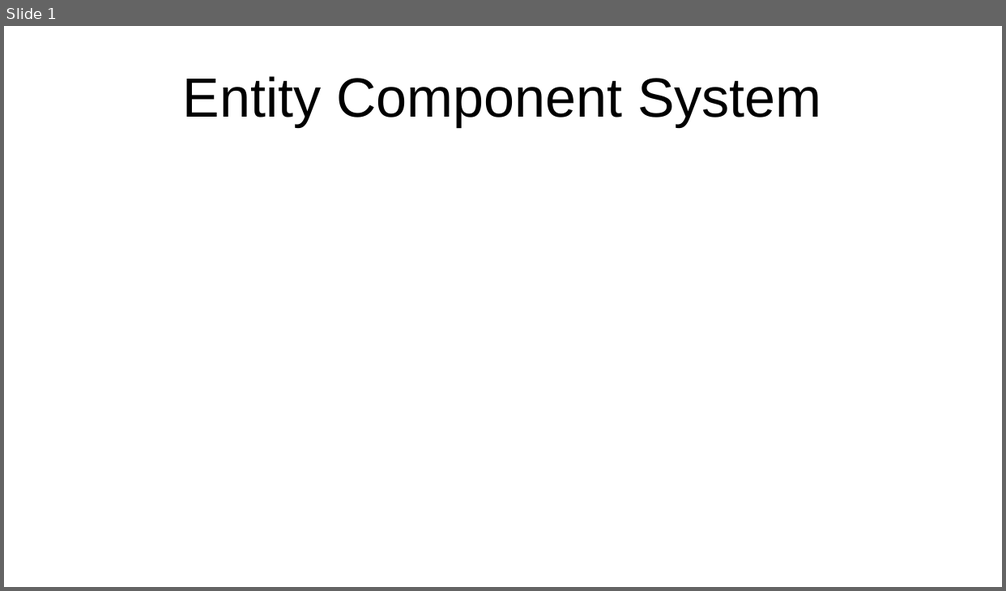
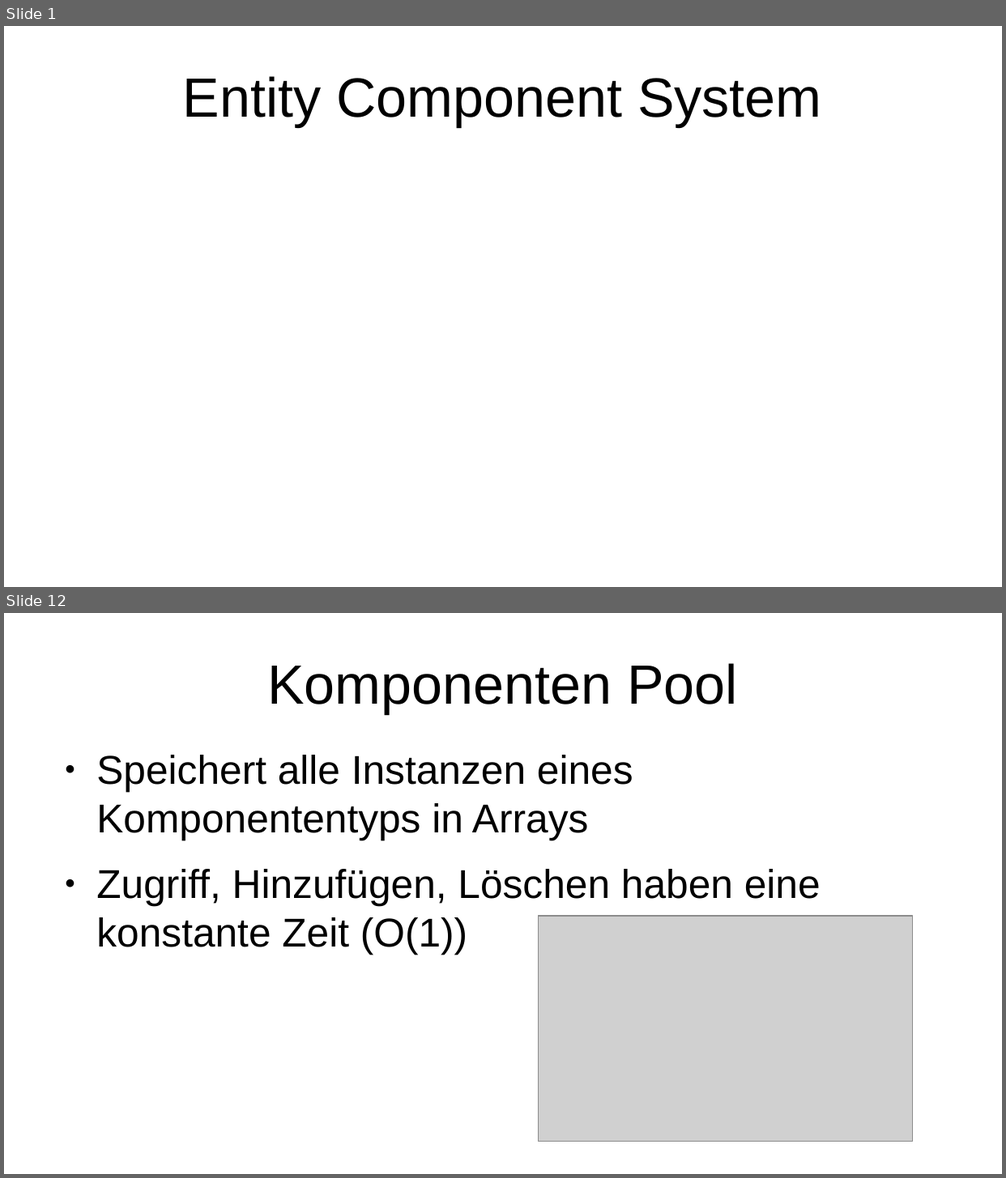
Before and after one commit to AcaciusFaelan/ecs, a slide deck: doc/ecs_presentation.odp. Shown one above the other, each under a label of ours: slide 1 before the commit, slides 1 and 12 after it; the slides between them are not shown. The pictures are 1006x591 and 1006x1178 pixels, drawn with LibreOffice and Linux fonts; fonts in the diff are those of the drawing; grey boxes stand for pictures. Boxes give left, top, right and bottom in pixels: in the first picture for what was removed or moved away, otherwise in the second. Text is boxed around its words. In the diff, an @@ line names an element or a change of style, - is before the commit and + after.

```diff
--- a/doc/ecs_presentation.odp
+++ b/doc/ecs_presentation.odp
@@ slide 12 added at [4, 613, 1002, 1174], background #FFFFFF @@
@@ title added at [267, 663, 738, 714], 44 pt, text #000000 @@
+Komponenten Pool
@@ text added at [96, 755, 820, 955], 32 pt, text #000000 @@
+● Speichert alle Instanzen eines Komponententyps in Arrays
+● Zugriff, Hinzufügen, Löschen haben eine konstante Zeit (O(1))
@@ picture added at [539, 917, 913, 1142] @@
```
Also in this commit, not shown: 1 slide changed, 15 other slides added, 1 slide removed, 6 other files.
